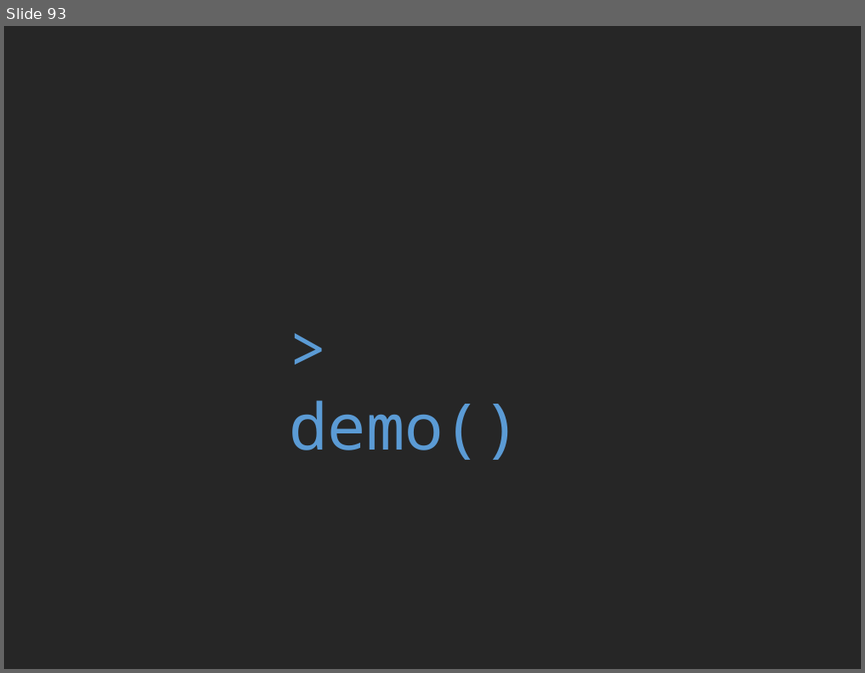
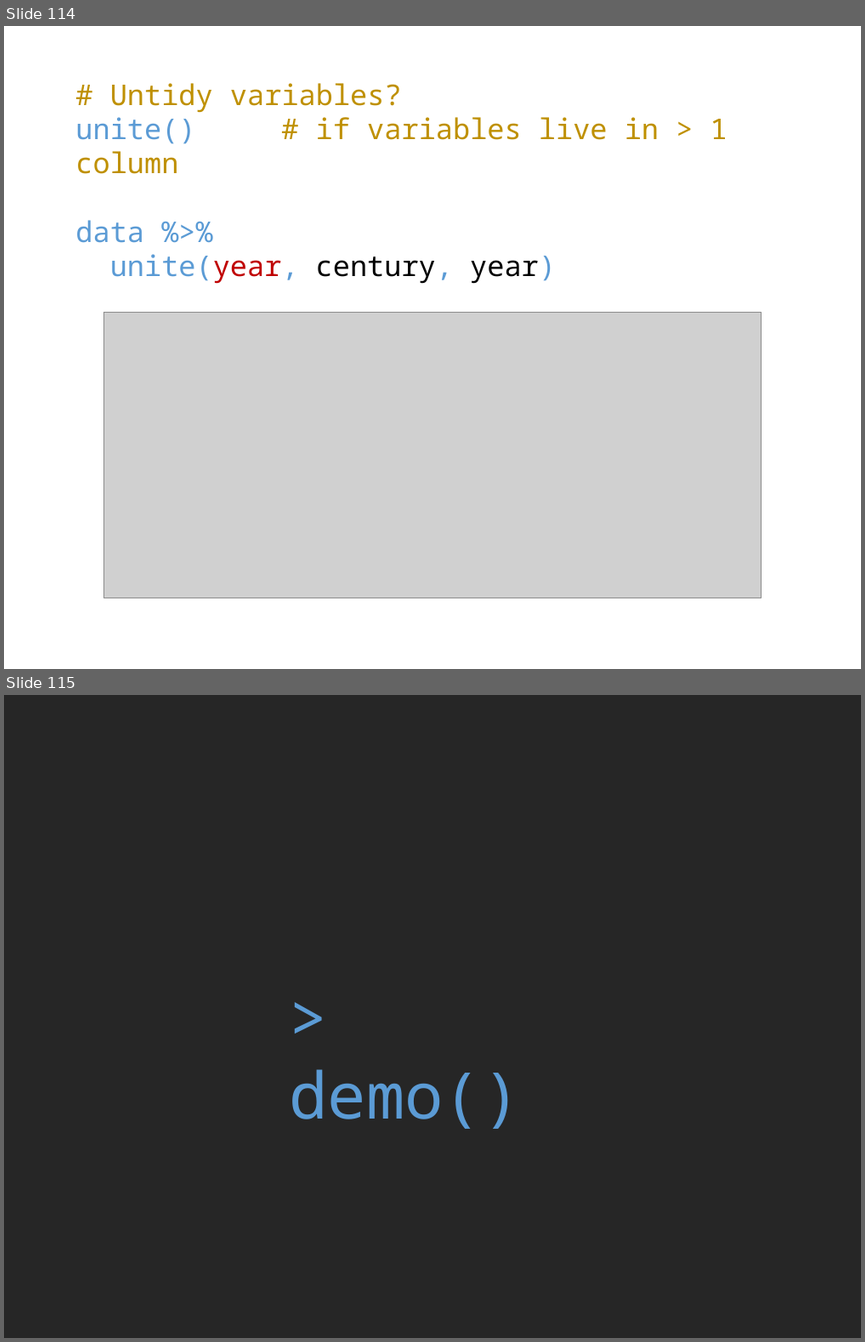
Before and after one commit to rvanmazijk/BioSci-tidyverse-workshop, a slide deck: slides-and-notes/day-1-slides.pptx. Shown one above the other, each under a label of ours: slide 93 before the commit, slides 114 and 115 after it. The pictures are 865x673 and 865x1342 pixels, drawn with LibreOffice and Linux fonts; fonts in the diff are those of the drawing; grey boxes stand for pictures. Boxes give left, top, right and bottom in pixels: in the first picture for what was removed or moved away, otherwise in the second. Text is boxed around its words. In the diff, an @@ line names an element or a change of style, - is before the commit and + after.

```diff
--- a/slides-and-notes/day-1-slides.pptx
+++ b/slides-and-notes/day-1-slides.pptx
@@ slide 114 added at (x1=4, y1=26, x2=861, y2=669), background #FFFFFF @@
@@ text added at (x1=75, y1=83, x2=727, y2=284), 24 pt, text #BF9000 @@
+# Untidy variables?
+unite() # if variables live in > 1 column
+data %>%
+unite(year, century, year)
@@ picture added at (x1=103, y1=312, x2=760, y2=597) @@
@@ what was slide 93 is now slide 115 @@
```
Also in this commit, not shown: 21 other slides added, 1 other file.
